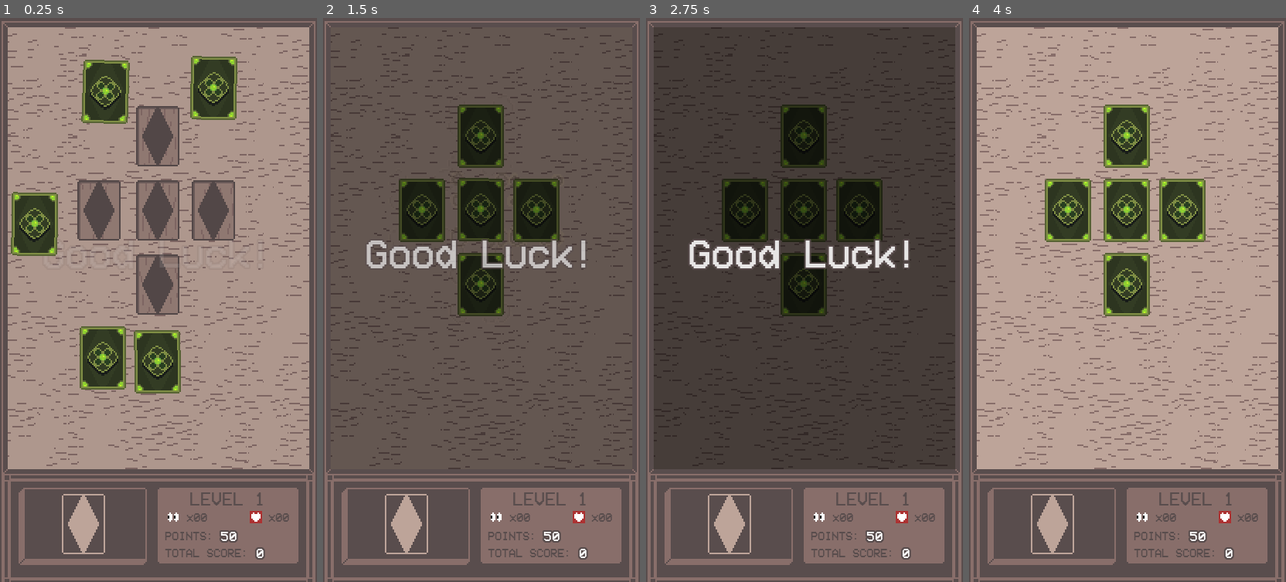
Above: before the commit, frames 1-4 (left to right).
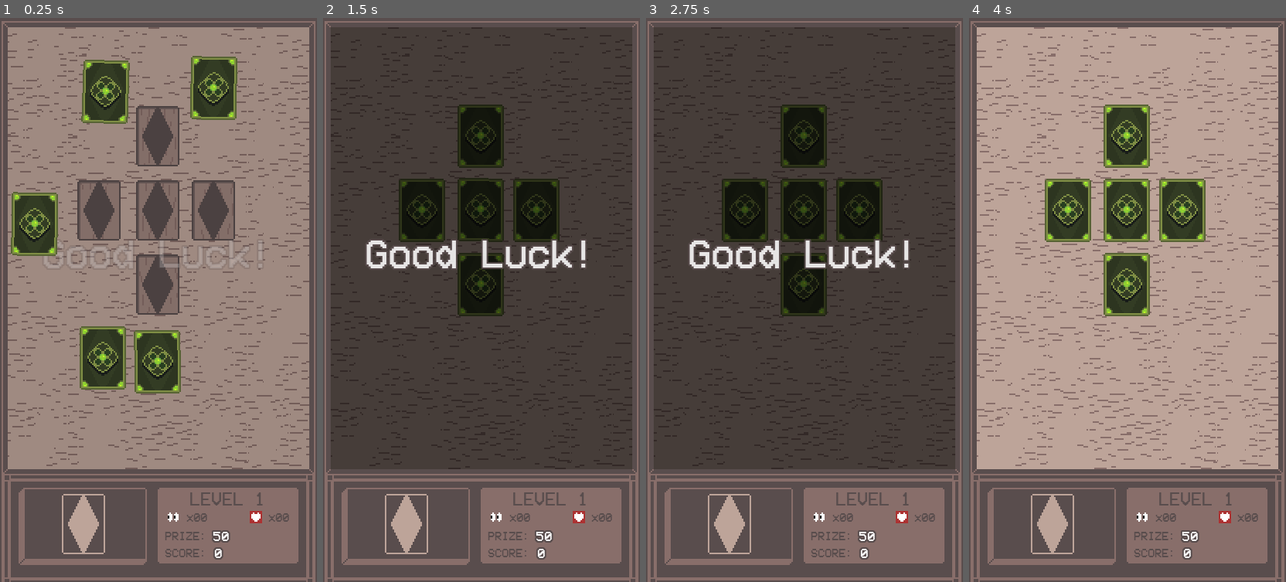
Above: after the commit, the same moments.

Repository: guilhermesgb/lonely-memory-game
Game: Godot game, scene res://Game.tscn
The game is run twice, just before and just after one commit, with the same random seed, the same clock (stepped at 60 frames per second) and the same inputs.
Inputs (mouse positions are in pixels of both pictures, inside the frame that each line leads up to):
- Up to frame 1 (0.25 s): no input
- Up to frame 2 (1.5 s): move the mouse to (551, 271) at 0.52 s; click (551, 271) at 0.67 s; drag from (418, 328) to (465, 412) at 1.27 s
- Up to frame 3 (2.75 s): move the mouse to (836, 175) at 2.02 s; click (836, 175) at 2.17 s
- Up to frame 4 (4 s): tap Enter at 2.75 s; drag from (1111, 412) to (1032, 215) at 2.77 s; move the mouse to (1222, 384) at 3.52 s; click (1222, 384) at 3.67 s

The runs differ from the first frame. In frame 1, 0.4% of the frame differs, in the area x 52-84%, y 90-97%; in frame 2, 61%, in the area x 2-98%, y 1-97%; in frame 3, 0.4%; in frame 4, 0.4%.

Commit message:
Add more resources and several bugfixes

Diff:
--- a/Board.gd
+++ b/Board.gd
@@ -2,7 +2,7 @@
 
 const Global = preload("Global.gd")
 
-signal preparation_done
+signal preparation_done(usedCardTypes)
 signal earnable_points_updated(points)
 signal peek_count_updated(count)
 signal player_won(points)
@@ -26,8 +26,10 @@
 var earnedPeeksCount = 0
 
 var fullPassesCount = 0
-
-func setup(level):
+var allUsedCardTypes = []
+
+func setup(usedCardTypes, level):
+	allUsedCardTypes = usedCardTypes
 	currentLevel = level
 
 func destroy():
@@ -52,9 +54,6 @@
 	count_unoccupied_slots()
 	free_excess_cards()
 
-func _physics_process(delta):
-	print("there are " + String(get_cards().size()) + " right now")
-
 func group_slots(groupName):
 	for childIndex in get_child_count():
 		var child = get_child(childIndex)
@@ -181,7 +180,7 @@
 	if (occupiedSlotsCounter == get_card_slots().size()):
 		prepare_win_slot()
 		assign_types_to_cards()
-		emit_signal("preparation_done")
+		emit_signal("preparation_done", allUsedCardTypes)
 		emit_signal("earnable_points_updated", earnablePoints)
 		emit_signal("peek_count_updated", earnedPeeksCount)
 
@@ -192,10 +191,9 @@
 	var cards = get_cards()
 	var typesToAssign = Global.CardType.values()
 	var typesToAssignCount = ceil(cards.size() / 2.0)
-	var usedTypes = [Global.CardType.NONE]
 
 	while typesToAssignCount > 0:
-		var typeToAssign = find_available_type(typesToAssign, usedTypes)
+		var typeToAssign = find_available_type(typesToAssign)
 
 		if typesToAssignCount == 1:
 			cardSelectedForWin = find_unassigned_card(cards)
@@ -205,18 +203,24 @@
 			find_unassigned_card(cards).set_assigned_type(typeToAssign)
 			find_unassigned_card(cards).set_assigned_type(typeToAssign)
 
-		usedTypes.append(typeToAssign)
+		allUsedCardTypes.append(typeToAssign)
 		typesToAssignCount = typesToAssignCount - 1
 
-func find_available_type(typesToAssign, usedTypes):
+func find_available_type(typesToAssign):
 	var availableTypes = []
 
 	for type in typesToAssign:
-		if type in usedTypes:
+		if type in allUsedCardTypes:
 			continue
 		availableTypes.append(type)
 
-	return availableTypes[rng.randi_range(0, availableTypes.size() - 1)]
+	if availableTypes.size() > 0:
+		return availableTypes[rng.randi_range(0, availableTypes.size() - 1)]
+
+	else:
+		var typeToBeReused = allUsedCardTypes[1]
+		allUsedCardTypes.remove(1)
+		return typeToBeReused
 
 func find_unassigned_card(cards):
 	var unassignedCards = []
--- a/Card.gd
+++ b/Card.gd
@@ -18,7 +18,20 @@
 	preload("res://card_icon_12.png"),
 	preload("res://card_icon_13.png"),
 	preload("res://card_icon_14.png"),
-	preload("res://card_icon_15.png")
+	preload("res://card_icon_15.png"),
+	preload("res://card_icon_16.png"),
+	preload("res://card_icon_17.png"),
+	preload("res://card_icon_18.png"),
+	preload("res://card_icon_19.png"),
+	preload("res://card_icon_20.png"),
+	preload("res://card_icon_21.png"),
+	preload("res://card_icon_22.png"),
+	preload("res://card_icon_23.png"),
+	preload("res://card_icon_24.png"),
+	preload("res://card_icon_25.png"),
+	preload("res://card_icon_26.png"),
+	preload("res://card_icon_27.png"),
+	preload("res://card_icon_28.png")
 ]
 
 enum CardState {
@@ -64,6 +77,7 @@
 	noise.octaves = 4
 	noise.period = 20
 	noise.persistence = 0.8
+	animationPlayer.playback_speed = 2
 
 	board.connect("preparation_done", self, "_on_preparation_done")
 
@@ -74,7 +88,7 @@
 	emit_signal("card_destroyed", self)
 	queue_free()
 
-func _on_preparation_done():
+func _on_preparation_done(_usedCardTypes):
 	touchInputDetector.enable(false)
 	canLockToWinSlot = true
 
@@ -87,7 +101,7 @@
 func set_assigned_type(typeToAssign):
 	assignedType = typeToAssign
 
-	if assignedType >= 1 and assignedType <= 15:
+	if assignedType >= 1 and assignedType <= Global.CardType.values().size() - 1:
 		icon.set_texture(textureIcons[assignedType - 1])
 
 func set_as_selectable(propagateUpdate):
--- a/Card.tscn
+++ b/Card.tscn
@@ -304,7 +304,6 @@
 
 [node name="FlipBackToFront" type="Sprite" parent="."]
 visible = false
-modulate = Color( 1, 1, 1, 0 )
 texture = ExtResource( 6 )
 hframes = 16
 
@@ -317,8 +316,8 @@
 
 [node name="Icon" type="Sprite" parent="."]
 modulate = Color( 1, 1, 1, 0 )
-position = Vector2( 7, 0 )
-scale = Vector2( 0.1, 1 )
+position = Vector2( -10, 0 )
+scale = Vector2( 1e-05, 1 )
 texture = ExtResource( 8 )
 
 [node name="AnimationPlayer" type="AnimationPlayer" parent="."]
--- a/Game.gd
+++ b/Game.gd
@@ -1,5 +1,6 @@
 extends Node2D
 
+const Global = preload("Global.gd")
 const boardScene = preload("Board.tscn")
 
 export(int) var CURRENT_LEVEL = 1
@@ -17,7 +18,10 @@
 onready var boardContainer = $BoardContainer
 onready var nextLevelTimer = $NextLevelTimer
 
+var allUsedCardTypes = [Global.CardType.NONE]
+
 func _ready():
+	animationPlayer.playback_speed = 2
 	setup_level()
 
 func setup_level():
@@ -44,10 +48,11 @@
 
 func setup_board():
 	var board = boardScene.instance()
-	board.setup(CURRENT_LEVEL)
+	board.setup(allUsedCardTypes, CURRENT_LEVEL)
 	board.z_index = -1
 	boardContainer.add_child(board, true)
 
+	board.connect("preparation_done", self, "_on_preparation_done")
 	board.connect("earnable_points_updated", self, "_on_earnable_points_updated")
 	board.connect("peek_count_updated", self, "_on_peek_count_updated")
 	board.connect("player_won", self, "_on_player_beat_level")
@@ -68,6 +73,9 @@
 func advance_level(points):
 	CURRENT_LEVEL = CURRENT_LEVEL + 1
 	totalScore.text = String(int(totalScore.text) + points)
+
+func _on_preparation_done(usedCardTypes):
+	allUsedCardTypes = usedCardTypes
 
 func _on_earnable_points_updated(points):
 	earnablePoints.text = String(points)
--- a/Game.tscn
+++ b/Game.tscn
@@ -96,6 +96,7 @@
 }
 
 [node name="BlackOverlay" type="ColorRect" parent="."]
+modulate = Color( 1, 1, 1, 0 )
 margin_left = 5.0
 margin_top = 6.0
 margin_right = 200.0
@@ -138,18 +139,18 @@
 }
 
 [node name="PointsLabel" type="Label" parent="GuidelineRight/PointsContainer"]
-margin_right = 35.0
+margin_right = 30.0
 margin_bottom = 8.0
 custom_fonts/font = SubResource( 2 )
 custom_colors/font_color = Color( 0.34902, 0.301961, 0.301961, 1 )
-text = "POINTS:"
+text = "PRIZE:"
 __meta__ = {
 "_edit_use_anchors_": false
 }
 
 [node name="Points" type="Label" parent="GuidelineRight/PointsContainer"]
-margin_left = 39.0
-margin_right = 44.0
+margin_left = 34.0
+margin_right = 39.0
 margin_bottom = 8.0
 custom_fonts/font = SubResource( 3 )
 text = "0"
@@ -169,18 +170,18 @@
 }
 
 [node name="TotalScoreLabel" type="Label" parent="GuidelineRight/TotalScoreContainer"]
-margin_right = 60.0
+margin_right = 30.0
 margin_bottom = 8.0
 custom_fonts/font = SubResource( 2 )
 custom_colors/font_color = Color( 0.34902, 0.301961, 0.301961, 1 )
-text = "TOTAL SCORE:"
+text = "SCORE:"
 __meta__ = {
 "_edit_use_anchors_": false
 }
 
 [node name="TotalScore" type="Label" parent="GuidelineRight/TotalScoreContainer"]
-margin_left = 64.0
-margin_right = 69.0
+margin_left = 34.0
+margin_right = 39.0
 margin_bottom = 8.0
 custom_fonts/font = SubResource( 3 )
 text = "0"
@@ -263,7 +264,7 @@
 text = "x00"
 
 [node name="NextLevelTimer" type="Timer" parent="."]
-wait_time = 4.0
+wait_time = 2.0
 one_shot = true
 
 [node name="LevelResultContainer" type="CenterContainer" parent="."]
@@ -276,7 +277,7 @@
 }
 
 [node name="VBoxContainer" type="VBoxContainer" parent="LevelResultContainer"]
-modulate = Color( 1, 1, 1, 0.862745 )
+modulate = Color( 1, 1, 1, 0 )
 margin_left = 15.0
 margin_top = 95.0
 margin_right = 180.0
--- a/Global.gd
+++ b/Global.gd
@@ -14,5 +14,18 @@
 	TYPE12,
 	TYPE13,
 	TYPE14,
-	TYPE15
+	TYPE15,
+	TYPE16,
+	TYPE17,
+	TYPE18,
+	TYPE19,
+	TYPE20,
+	TYPE21,
+	TYPE22,
+	TYPE23,
+	TYPE24,
+	TYPE25,
+	TYPE26,
+	TYPE27,
+	TYPE28
 }
--- a/TouchInputDetector.gd
+++ b/TouchInputDetector.gd
@@ -82,6 +82,7 @@
 func _on_LongPressTimer_timeout():
 	if startedTouchPress and isStillTouchPressing:
 		touchType = TouchType.LONG_PRESS
+		emit_signal("long_pressed")
 
 func _on_TouchInputArea_released():
 	if not isEnabled:
@@ -97,6 +98,3 @@
 
 	elif touchType == TouchType.SIMPLE_TAP:
 		emit_signal("tapped")
-
-	elif touchType == TouchType.LONG_PRESS:
-		emit_signal("long_pressed")
--- a/TouchInputDetector.tscn
+++ b/TouchInputDetector.tscn
@@ -9,7 +9,7 @@
 script = ExtResource( 1 )
 
 [node name="LongPressTimer" type="Timer" parent="."]
-wait_time = 0.8
+wait_time = 0.4
 one_shot = true
 
 [node name="TouchInputArea" type="TouchScreenButton" parent="."]
Binary file added: card_icon_16.png
Not shown, added: card_icon_16.png.import
Binary file added: card_icon_17.png
Not shown, added: card_icon_17.png.import
Binary file added: card_icon_18.png
Not shown, added: card_icon_18.png.import
Binary file added: card_icon_19.png
Not shown, added: card_icon_19.png.import
Binary file added: card_icon_20.png
Not shown, added: card_icon_20.png.import
Binary file added: card_icon_21.png
Not shown, added: card_icon_21.png.import
(and 14 more such lines)
